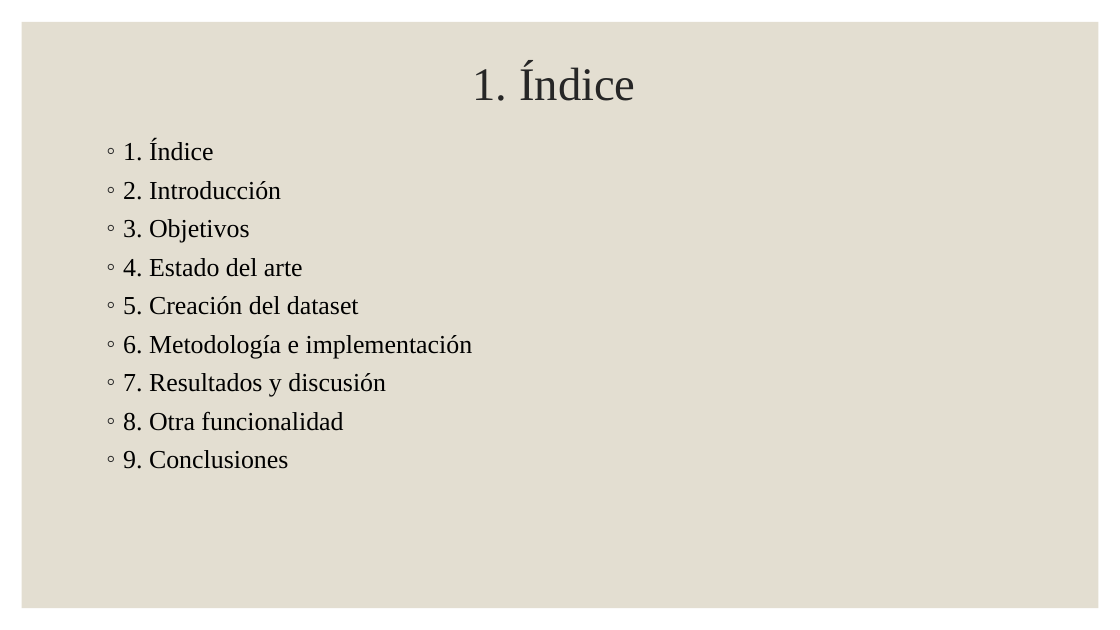
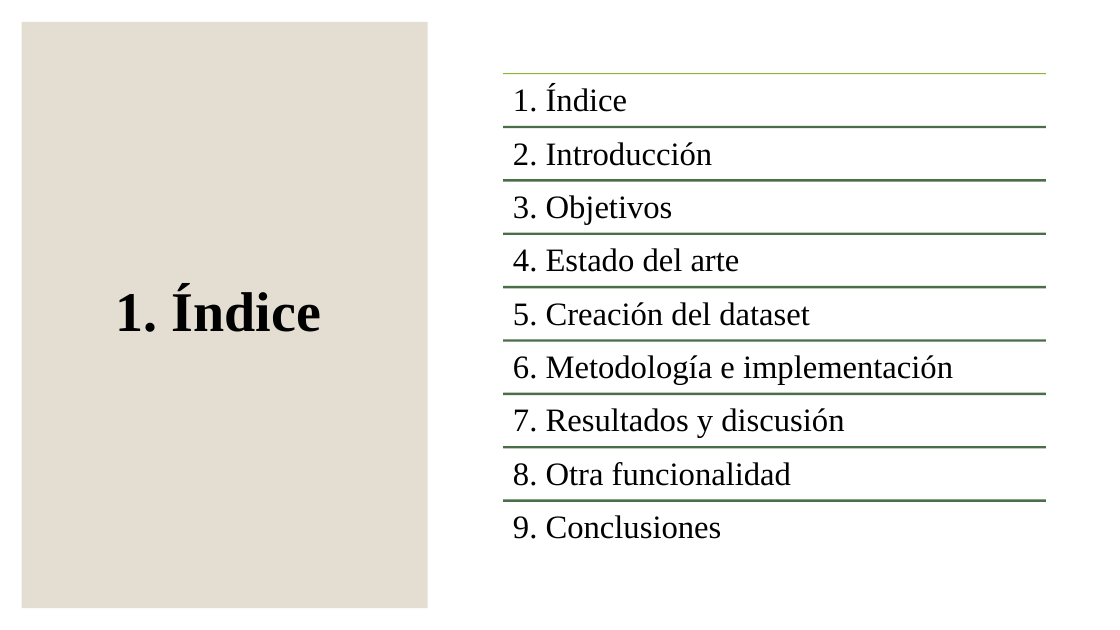
Before and after one commit to jperezlf/MPAIOT, a slide deck: slide 2 of Doc/Presentación TFG.pptx. Drawn at 1120x630 pixels with LibreOffice and Linux fonts; fonts in the diff are those of the drawing. Boxes give left, top, right and bottom in pixels: in the first picture for what was removed or moved away, otherwise in the second. Text is boxed around its words. In the diff, an @@ line names an element or a change of style, - is before the commit and + after.

```diff
--- a/Doc/Presentación TFG.pptx
+++ b/Doc/Presentación TFG.pptx
@@ rectangle added at (0,0,1120,630), fill #FFFFFF @@
@@ rectangle removed at (22,22,1099,608) @@
@@ rectangle added at (22,22,428,608), fill #E3DED1 @@
@@ title "1. Índice": place and size @@
-title "1. Índice" at (473,64,635,101)
+title "1. Índice" at (116,288,321,332)
@@ title "1. Índice" at (116,288,321,332): size 40 to 48 pt, text colour #262626 to #000000, bold on @@
@@ text removed at (123,140,473,469) @@
-◦ 1. Índice
-◦ 2. Introducción
-◦ 3. Objetivos
-◦ 4. Estado del arte
-◦ 5. Creación del dataset
-◦ 6. Metodología e implementación
-◦ 7. Resultados y discusión
-◦ 8. Otra funcionalidad
-◦ 9. Conclusiones
@@ group added at (503,74,1046,539): 9 lines, 9 texts @@
+1. Índice
+2. Introducción
+3. Objetivos
+4. Estado del arte
+5. Creación del dataset
+6. Metodología e implementación
+7. Resultados y discusión
+8. Otra funcionalidad
+9. Conclusiones
```
Also in this commit, not shown: 19 other slides changed, 2 slides added, 1 slide removed.
